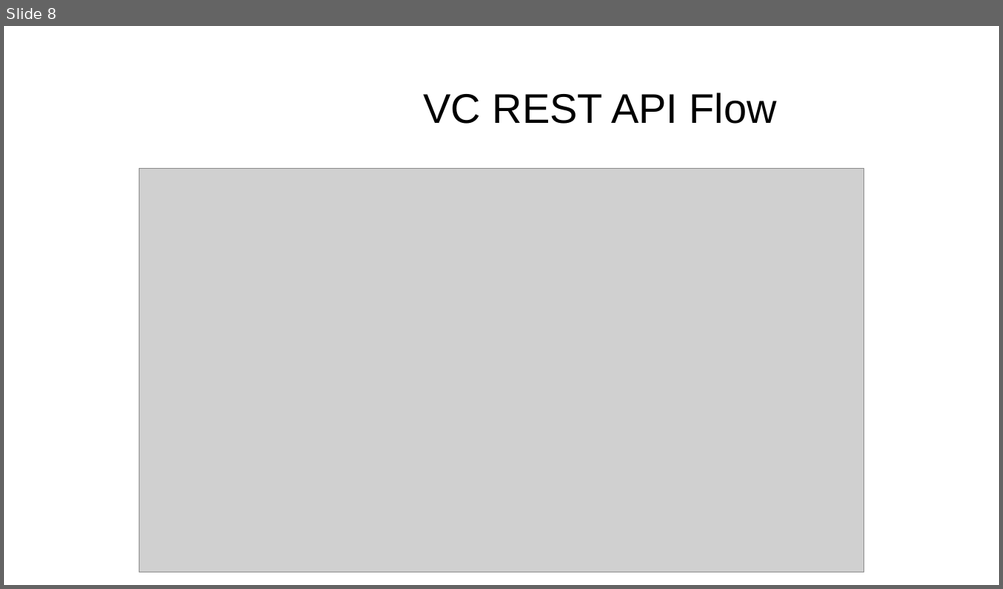
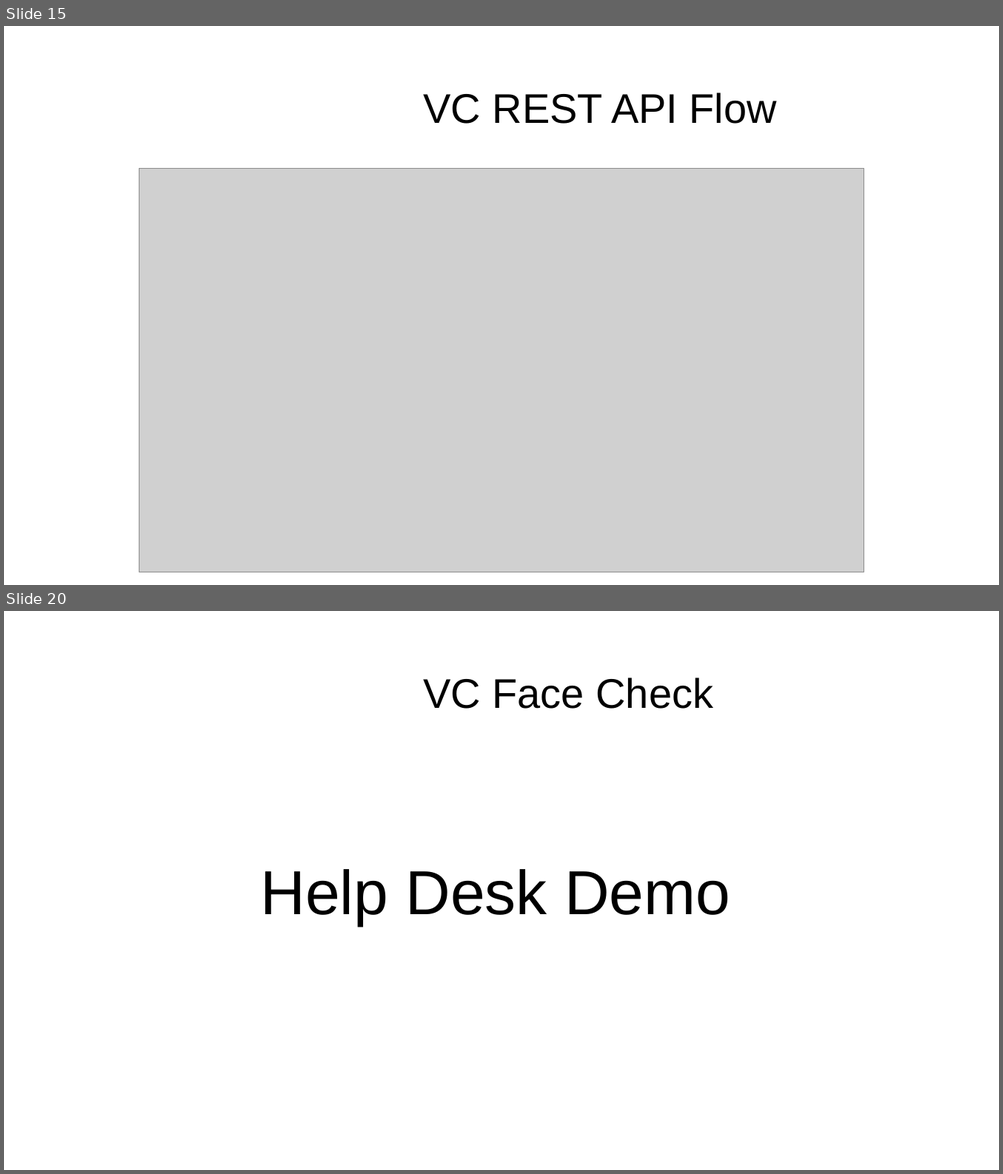
Before and after one commit to rbrayb/Presentations, a slide deck: Entra-CIAM-and-VC/Entra-CIAM-and-VC.pptx. Shown one above the other, each under a label of ours: slide 8 before the commit, slides 15 and 20 after it; the slides between them are not shown. The pictures are 1003x589 and 1003x1174 pixels, drawn with LibreOffice and Linux fonts; fonts in the diff are those of the drawing; grey boxes stand for pictures; background and template pictures are left out. Boxes give left, top, right and bottom in pixels: in the first picture for what was removed or moved away, otherwise in the second. Text is boxed around its words. In the diff, an @@ line names an element or a change of style, - is before the commit and + after.

```diff
--- a/Entra-CIAM-and-VC/Entra-CIAM-and-VC.pptx
+++ b/Entra-CIAM-and-VC/Entra-CIAM-and-VC.pptx
@@ slide 20 added at [4, 611, 999, 1170], background #FFFFFF @@
@@ text added at [423, 678, 714, 709], 40 pt, text #000000 @@
+VC Face Check
@@ text added at [260, 869, 730, 926], 60 pt, text #000000 @@
+Help Desk Demo
@@ what was slide 8 is now slide 15 @@
```
Also in this commit, not shown: 3 slides changed, 14 other slides added, 3 slides removed.
